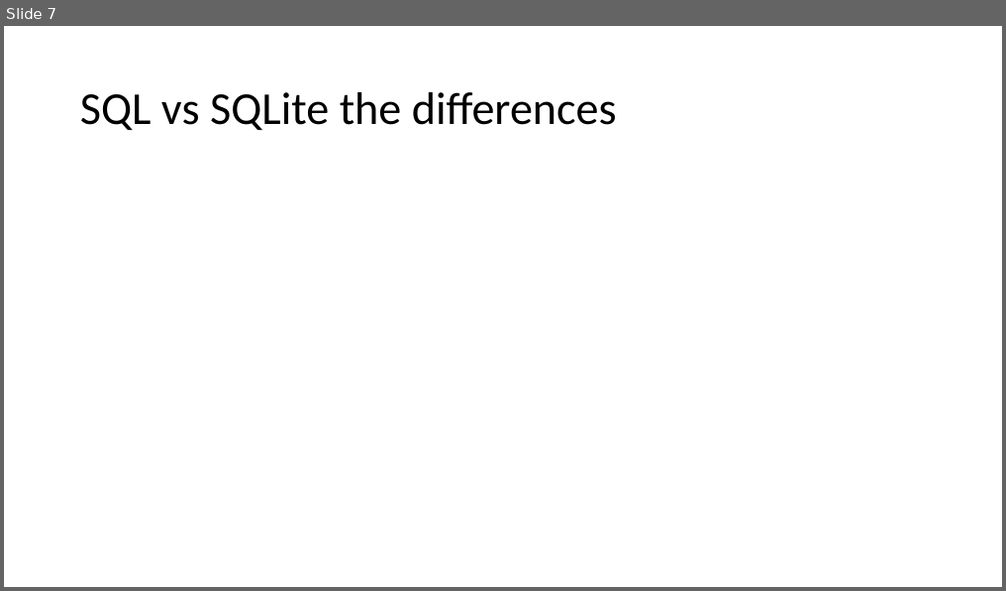
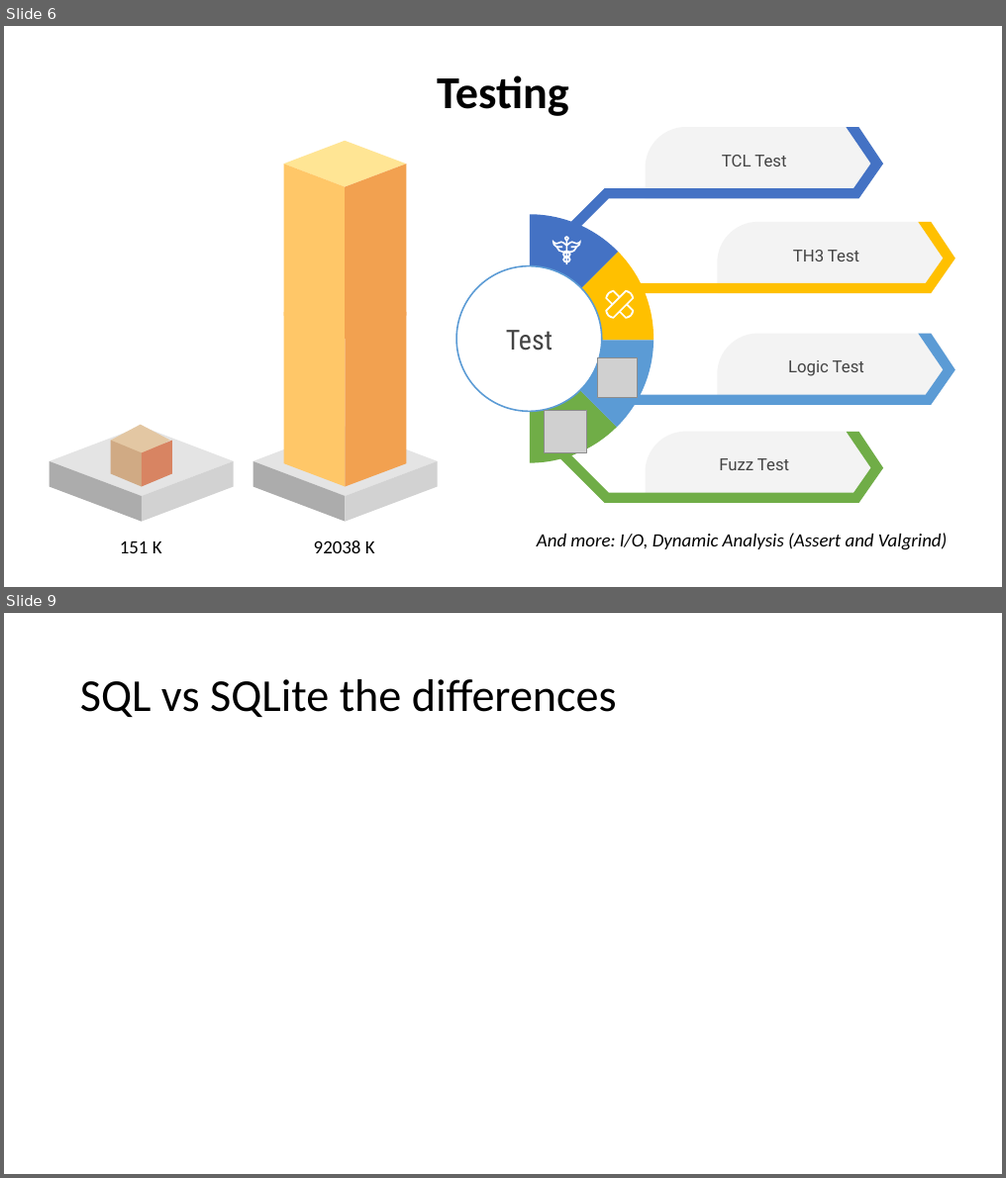
Before and after one commit to AntonioPirani/SQLiteProject, a slide deck: Presentation.pptx. Shown one above the other, each under a label of ours: slide 7 before the commit, slides 6 and 9 after it; the slides between them are not shown. The pictures are 1006x591 and 1006x1178 pixels, drawn with LibreOffice and Linux fonts; fonts in the diff are those of the drawing; grey boxes stand for pictures. Boxes give left, top, right and bottom in pixels: in the first picture for what was removed or moved away, otherwise in the second. Text is boxed around its words. In the diff, an @@ line names an element or a change of style, - is before the commit and + after.

```diff
--- a/Presentation.pptx
+++ b/Presentation.pptx
@@ slide 6 added at (4,26,1002,587), background #FFFFFF @@
@@ title added at (437,76,569,116), 44 pt, text #000000, bold @@
+Testing
@@ freeform shape added at (284,164,346,339), fill #FFC768 @@
@@ freeform shape added at (345,164,406,339), fill #F2A150 @@
@@ group added at (530,127,884,341): 4 freeform shapes @@
+TCL Test
@@ freeform shape added at (456,267,602,411), fill #FFFFFF, outline #5B9BD5 1.5 pt, 26.7 pt, text #434343 @@
+Test
@@ group added at (530,222,955,341): 4 freeform shapes @@
+TH3 Test
@@ group added at (49,141,438,522): 12 freeform shapes @@
@@ freeform shape added at (612,310,614,313), fill #FFFFFF @@
@@ freeform shape added at (613,307,615,309), fill #FFFFFF @@
@@ freeform shape added at (615,309,617,311), fill #FFFFFF @@
@@ freeform shape added at (617,303,621,307), fill #FFFFFF @@
@@ freeform shape added at (619,301,623,305), fill #FFFFFF @@
@@ freeform shape added at (623,297,625,300), fill #FFFFFF @@
@@ freeform shape added at (625,300,627,302), fill #FFFFFF @@
@@ freeform shape added at (626,296,628,298), fill #FFFFFF @@
@@ freeform shape added at (530,341,617,464), fill #70AD47 @@
@@ freeform shape added at (530,341,653,427), fill #5B9BD5 @@
@@ freeform shape added at (620,334,955,405), fill #5B9BD5 @@
@@ freeform shape added at (718,334,955,405), fill #F3F3F3, 16 pt, text #434343 @@
+Logic Test
@@ picture added at (598,359,638,398) @@
@@ picture added at (545,410,587,453) @@
@@ freeform shape added at (539,430,884,503), fill #70AD47 @@
@@ freeform shape added at (646,432,884,503), fill #F3F3F3, 16 pt, text #434343 @@
+Fuzz Test
@@ text added at (120,541,162,554), 18 pt, text #000000 @@
+151 K
@@ text added at (314,541,375,554), 18 pt, text #000000 @@
+92038 K
@@ text added at (537,533,946,551), 18 pt, text #000000, italic @@
+And more: I/O, Dynamic Analysis (Assert and Valgrind)
@@ what was slide 7 is now slide 9 @@
```
Also in this commit, not shown: 2 slides changed, 3 other slides added, 2 slides removed.
